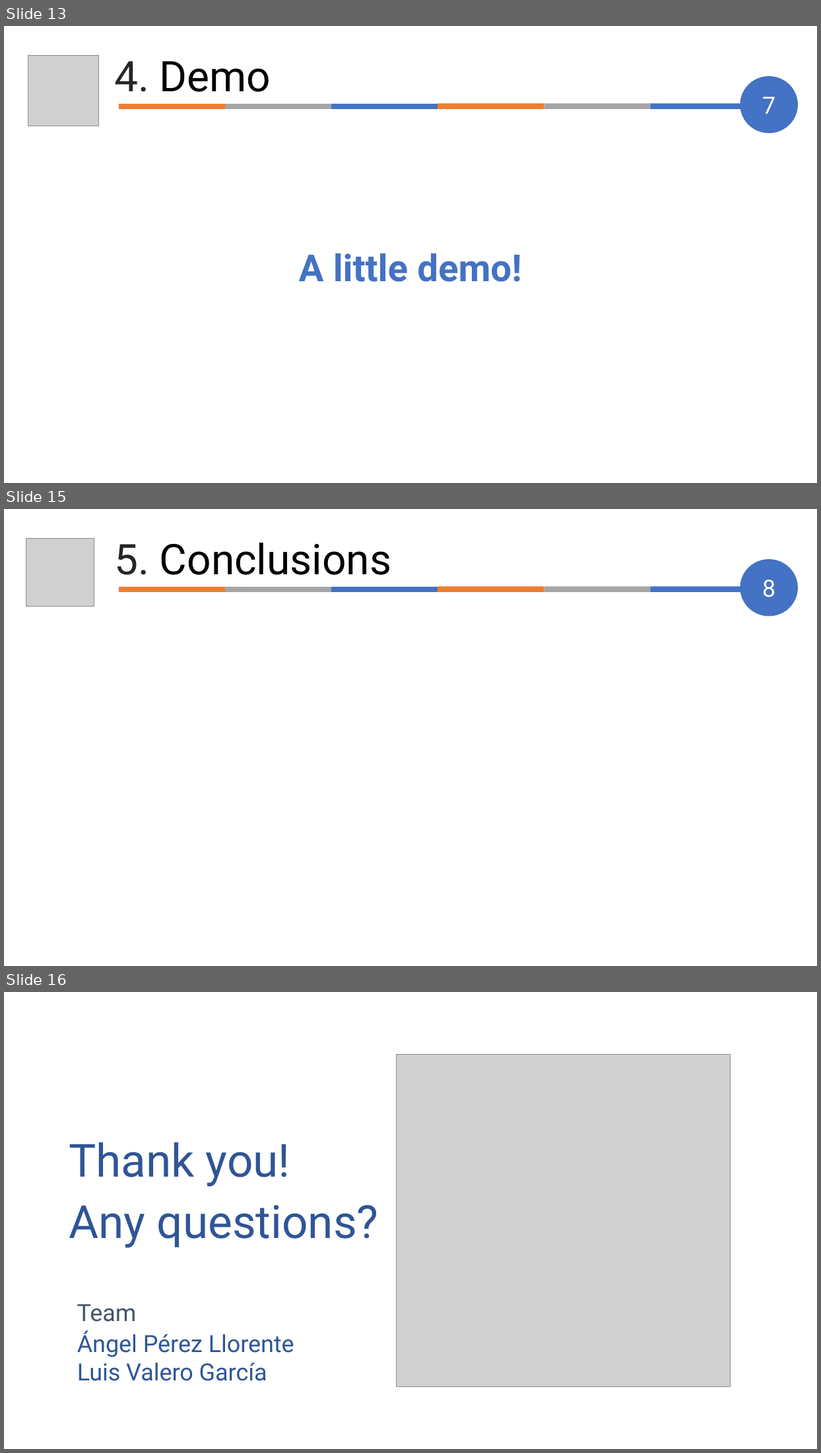
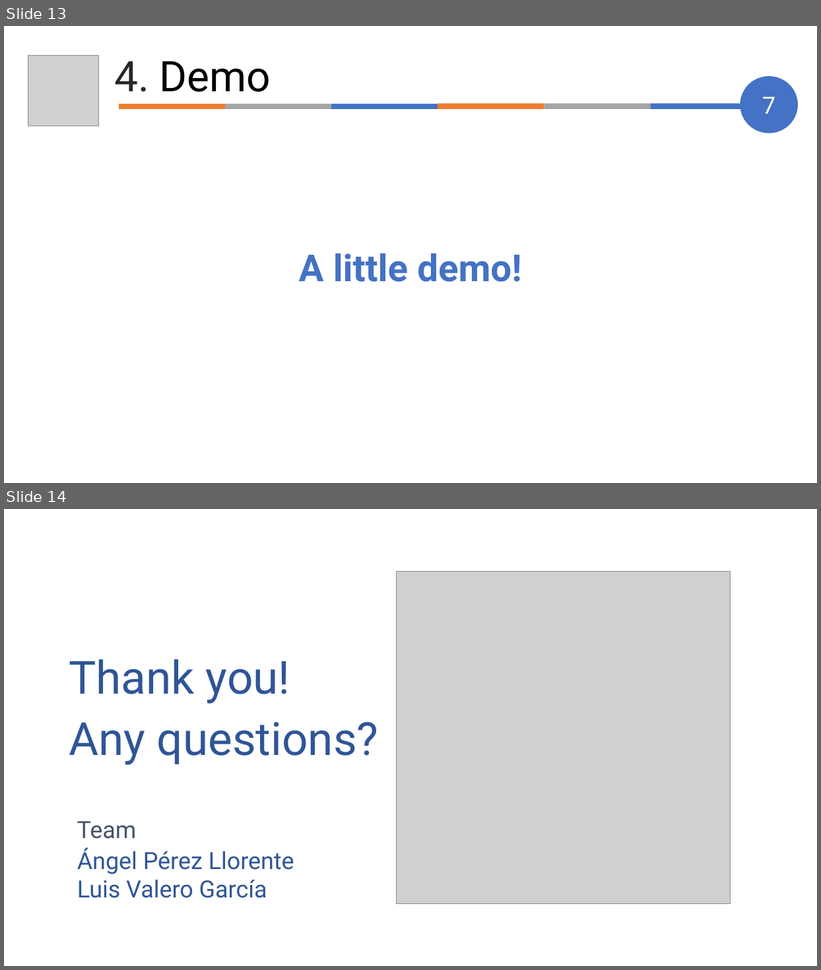
Before and after one commit to luisval11/cbd-project, a slide deck: doc/Slides.pptx. Shown one above the other, each under a label of ours: slides 13, 15 and 16 before the commit, slides 13 and 14 after it; the slides between them are not shown. The pictures are 821x1453 and 821x970 pixels, drawn with LibreOffice and Linux fonts; fonts in the diff are those of the drawing; grey boxes stand for pictures. Boxes give left, top, right and bottom in pixels: in the first picture for what was removed or moved away, otherwise in the second. Text is boxed around its words. In the diff, an @@ line names an element or a change of style, - is before the commit and + after.

```diff
--- a/doc/Slides.pptx
+++ b/doc/Slides.pptx
@@ slide 15 removed at (4, 509, 817, 966), background #FFFFFF @@
@@ picture removed at (26, 538, 94, 606) @@
@@ text removed at (114, 543, 391, 575) @@
-5. Conclusions
@@ ellipse removed at (741, 559, 798, 617) @@
-8
@@ group removed at (119, 586, 757, 592): 6 rectangles @@
@@ what was slide 16 is now slide 14 @@
```
Also in this commit, not shown: 5 slides changed, 1 other slide removed, 1 other file.
